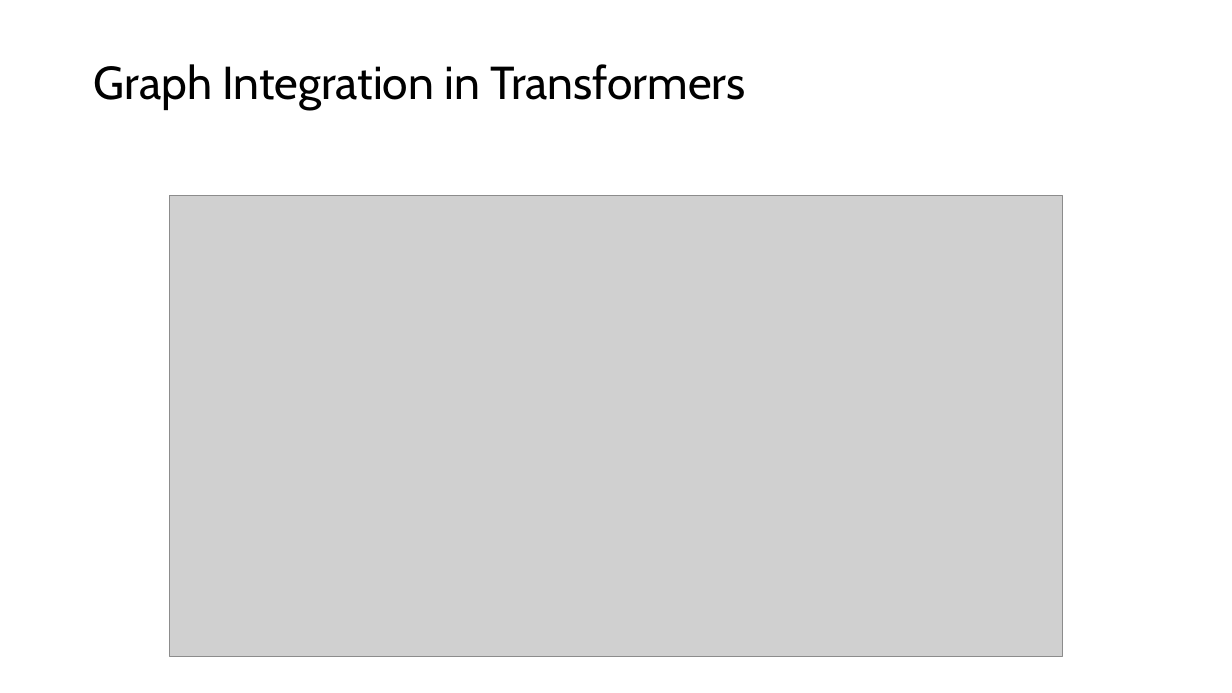
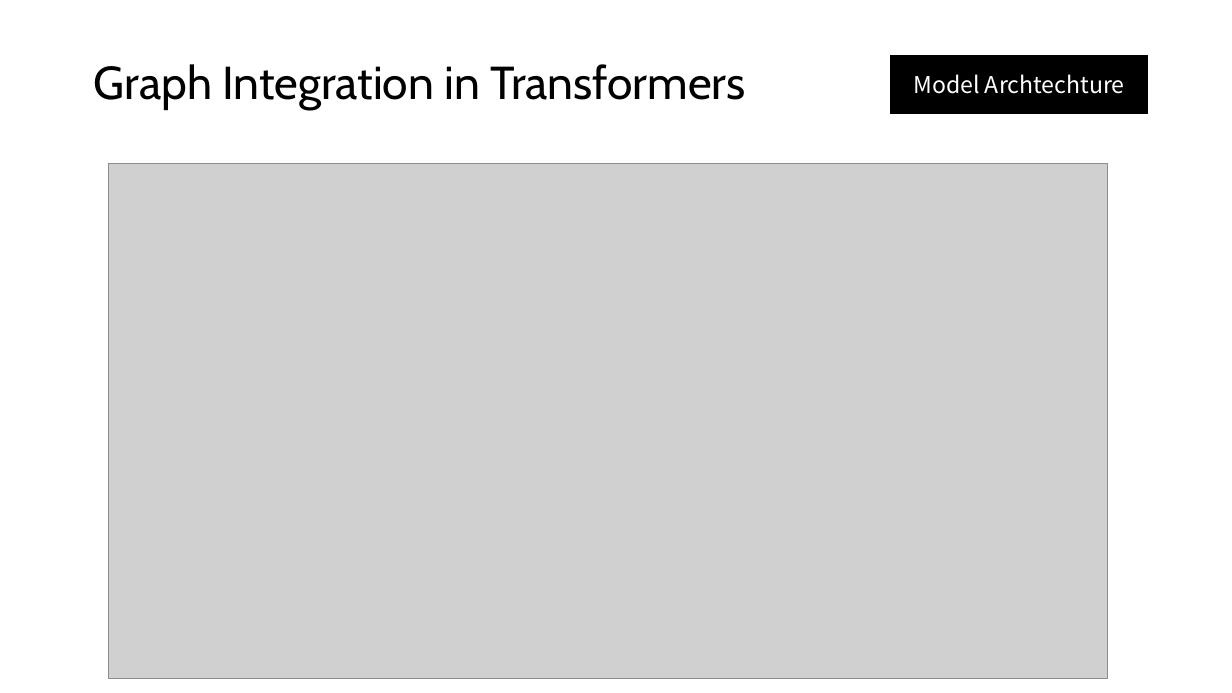
Before and after one commit to kminha22/deep-learning-project, a slide deck: slide 10 of Slide.pptx (slide 12 before the commit). Drawn at 1232x693 pixels with LibreOffice and Linux fonts; fonts in the diff are those of the drawing; grey boxes stand for pictures. Boxes give left, top, right and bottom in pixels: in the first picture for what was removed or moved away, otherwise in the second. Text is boxed around its words. In the diff, an @@ line names an element or a change of style, - is before the commit and + after.

```diff
--- a/Slide.pptx
+++ b/Slide.pptx
@@ rectangle added at bbox=[891, 56, 1147, 113], fill #000000, outline #000000 1.5 pt, 18 pt, text #FFFFFF @@
+Model Archtechture
@@ picture: place and size @@
-picture at bbox=[170, 196, 1063, 656]
+picture at bbox=[109, 164, 1108, 678]
```
Also in this commit, not shown: 8 other slides changed, 3 slides added, 5 slides removed.
